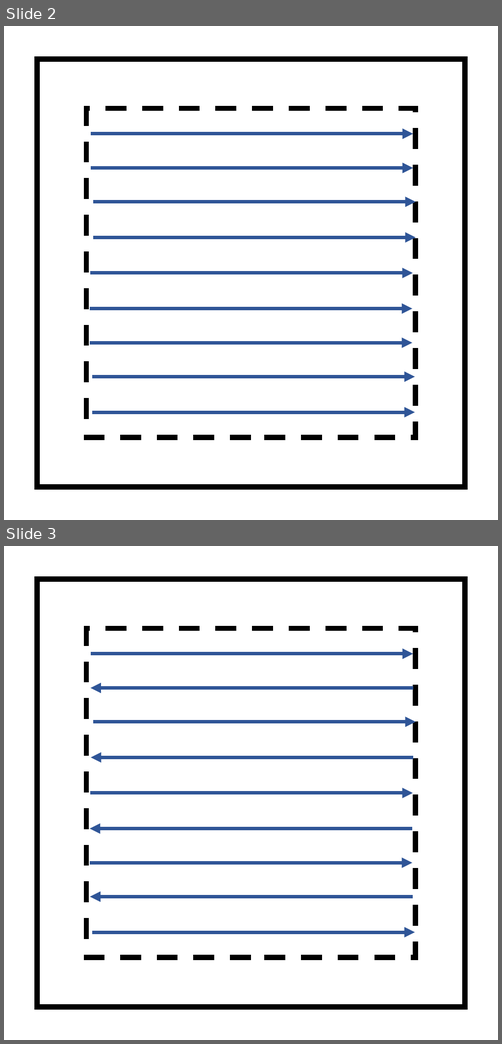
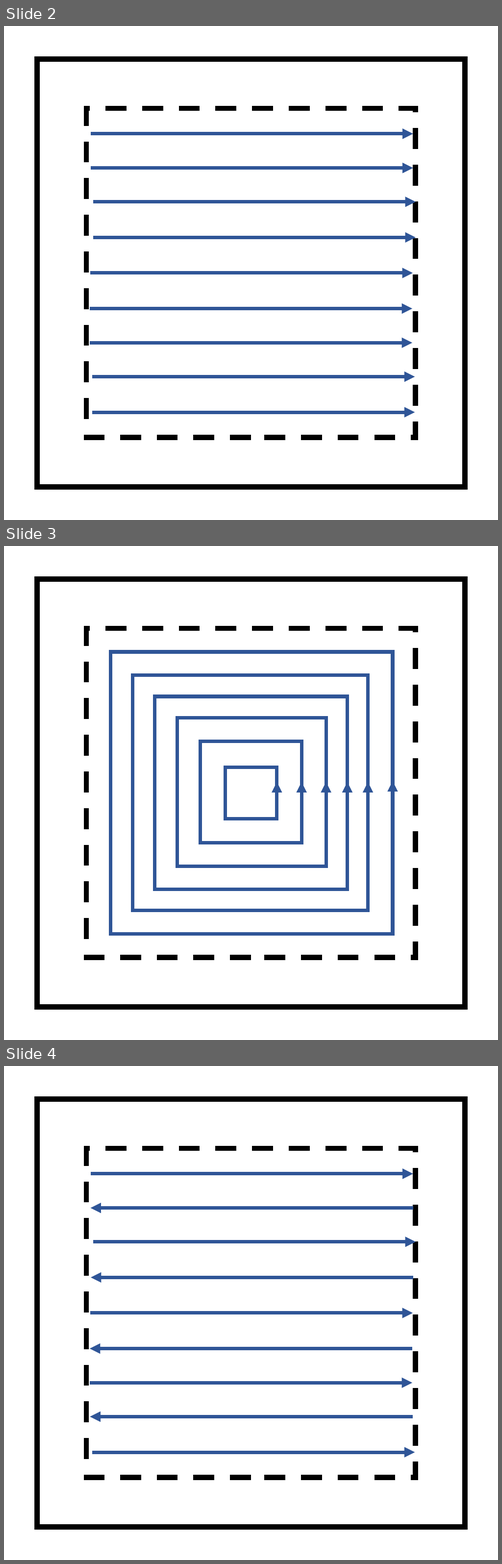
Before and after one commit to kariln/Predictions-of-thermal-fields-in-additive-manufacturing, a slide deck: Figurer/S.pptx. Shown one above the other, each under a label of ours: slides 2 and 3 before the commit, slides 2, 3 and 4 after it. The pictures are 502x1044 and 502x1564 pixels, drawn with LibreOffice and Linux fonts; fonts in the diff are those of the drawing. Boxes give left, top, right and bottom in pixels: in the first picture for what was removed or moved away, otherwise in the second. Text is boxed around its words. In the diff, an @@ line names an element or a change of style, - is before the commit and + after.

```diff
--- a/Figurer/S.pptx
+++ b/Figurer/S.pptx
@@ slide 3 added at [4,546,498,1040], background #FFFFFF @@
@@ rectangle added at [37,579,465,1007], outline #000000 4.5 pt @@
@@ rectangle added at [86,628,415,957], outline #000000 4.5 pt dashed @@
@@ rectangle added at [111,652,393,934], outline #2F5597 3 pt @@
@@ rectangle added at [133,675,368,911], outline #2F5597 3 pt @@
@@ rectangle added at [154,696,347,889], outline #2F5597 3 pt @@
@@ rectangle added at [177,718,326,866], outline #2F5597 3 pt @@
@@ rectangle added at [200,742,301,842], outline #2F5597 3 pt @@
@@ rectangle added at [224,766,276,818], outline #2F5597 3 pt @@
@@ arrow added from (393, 791) to (393, 781), #2F5597 3 pt @@
@@ arrow added from (276, 792) to (276, 782), #2F5597 3 pt @@
@@ arrow added from (301, 792) to (301, 782), #2F5597 3 pt @@
@@ arrow added from (326, 792) to (326, 782), #2F5597 3 pt @@
@@ arrow added from (347, 792) to (347, 782), #2F5597 3 pt @@
@@ arrow added from (368, 792) to (368, 782), #2F5597 3 pt @@
@@ what was slide 3 is now slide 4 @@
```
Also in this commit, not shown: 1 other slide added, 35 other files.
